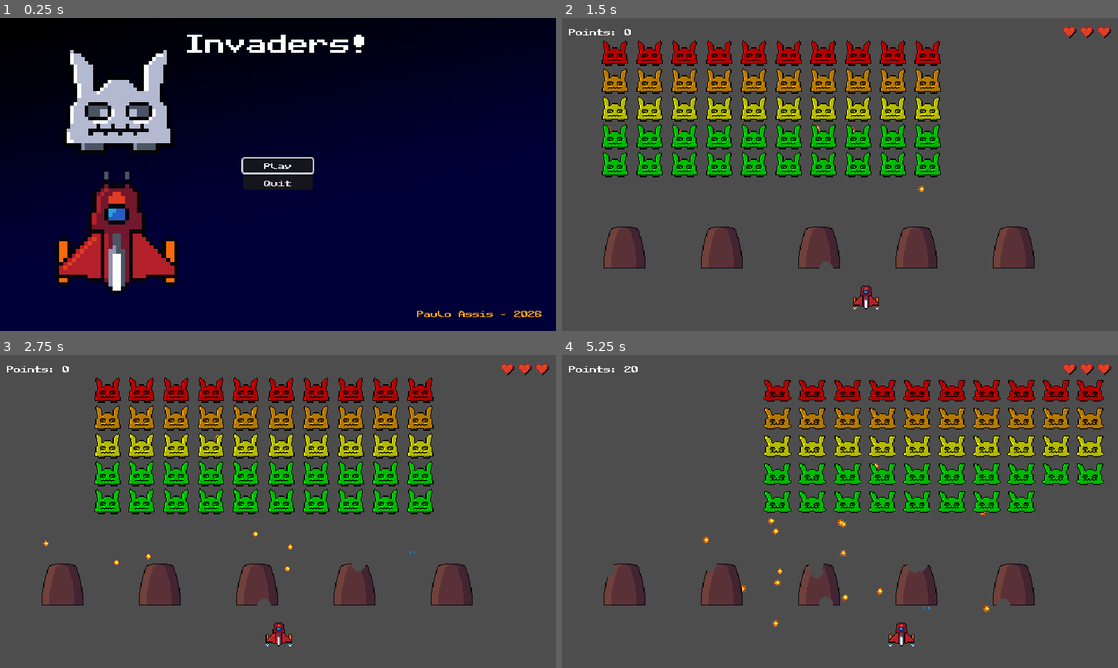
Above: before the commit, frames 1-4 (two rows, left to right).
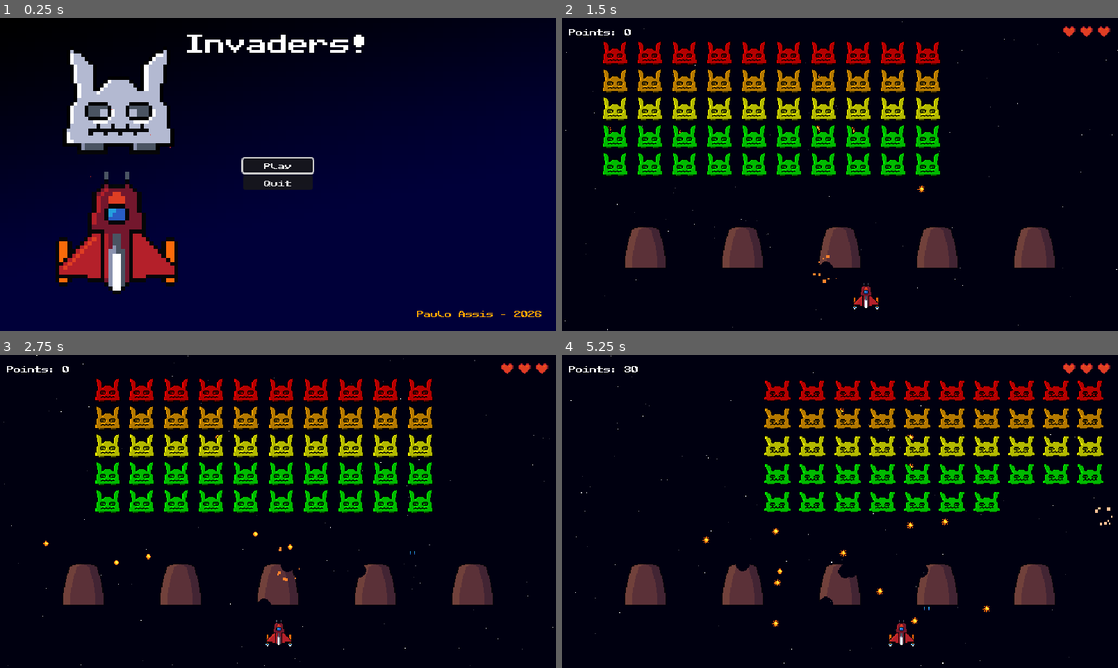
Above: after the commit, the same moments.

Repository: Ottani/invaders-godot
Game: Godot game, scene res://scenes/main_menu.tscn
The game is run twice, just before and just after one commit, with the same random seed, the same clock (stepped at 60 frames per second) and the same inputs.
Inputs:
- Up to frame 1 (0.25 s): no input
- Up to frame 2 (1.5 s): click "Play" at 0.5 s; tap Enter (ui_accept) at 1.25 s; hold D (right) from 1.28 s (still down); hold Space (shoot) from 1.28 s (still down)
- Up to frame 3 (2.75 s): tap Enter (ui_accept) at 1.52, 2.27 s; release D (right) at 2.03 s; release Space (shoot) at 2.03 s; hold A (left) from 2.03 s (still down); tap Space (shoot) at 2.1 s
- Up to frame 4 (5.25 s): release A (left) at 2.78 s; hold Space (shoot) 2.78-3.53 s; hold D (right) 2.78-4.28 s; tap Space (shoot) at 3.6, 5.1 s; tap Enter (ui_accept) at 3.77, 4.52 s; hold Space (shoot) 4.28-5.03 s; hold A (left) from 4.28 s (still down)

The runs differ from the first frame. In frame 1, less than 0.1% of the frame differs, in the area x 16-31%, y 29-51%; in frame 2, 85%; in frame 3, 85%; in frame 4, 87%, in the area x 0-100%, y 0-100%.

Commit message:
rock collision, vfx, etc.

Diff:
--- /dev/null
+++ b/explosion_particle_material.tres
@@ -0,0 +1,27 @@
+[gd_resource type="ParticleProcessMaterial" format=3 uid="uid://c8e63m3wqdy8k"]
+
+[sub_resource type="Gradient" id="Gradient_jn38s"]
+offsets = PackedFloat32Array(0, 0.2, 1)
+colors = PackedColorArray(1, 1, 1, 1, 1, 0.4117647, 0, 1, 0.8352941, 0, 0.29411766, 0.18039216)
+metadata/_snap_enabled = true
+
+[sub_resource type="GradientTexture1D" id="GradientTexture1D_1fltu"]
+gradient = SubResource("Gradient_jn38s")
+
+[sub_resource type="Curve" id="Curve_1fltu"]
+_data = [Vector2(0, 1), 0.0, 0.0, 0, 0, Vector2(0.98594445, 0), 0.0, 0.0, 0, 0]
+point_count = 2
+
+[sub_resource type="CurveTexture" id="CurveTexture_jn38s"]
+curve = SubResource("Curve_1fltu")
+
+[resource]
+particle_flag_disable_z = true
+spread = 180.0
+initial_velocity_min = 150.0
+initial_velocity_max = 250.0
+gravity = Vector3(0, 0, 0)
+scale_min = 1.5
+scale_max = 4.0
+scale_curve = SubResource("CurveTexture_jn38s")
+color_ramp = SubResource("GradientTexture1D_1fltu")
--- a/scenes/bullet.tscn
+++ b/scenes/bullet.tscn
@@ -42,11 +42,10 @@
 [sub_resource type="RectangleShape2D" id="RectangleShape2D_0myyo"]
 size = Vector2(8, 4)
 
-[node name="Bullet" type="Area2D" unique_id=1768087658 node_paths=PackedStringArray("audio_player")]
+[node name="Bullet" type="Area2D" unique_id=1768087658]
 collision_layer = 8
 collision_mask = 2
 script = ExtResource("1_y25gk")
-audio_player = NodePath("")
 
 [node name="AnimatedSprite2D" type="AnimatedSprite2D" parent="." unique_id=915856996]
 sprite_frames = SubResource("SpriteFrames_0myyo")
--- a/scenes/enemy.tscn
+++ b/scenes/enemy.tscn
@@ -45,5 +45,3 @@
 
 [node name="Marker2D" type="Marker2D" parent="." unique_id=1910365755]
 position = Vector2(0, 15)
-
-[connection signal="body_entered" from="." to="." method="_on_body_entered"]
--- a/scenes/enemy_manager.tscn
+++ b/scenes/enemy_manager.tscn
@@ -1,6 +1,8 @@
 [gd_scene format=3 uid="uid://dgi3fd33gqq6f"]
 
 [ext_resource type="Script" uid="uid://bver2mqmm4jdb" path="res://scripts/enemy_manager.gd" id="1_sqyd6"]
+[ext_resource type="PackedScene" uid="uid://c8omdon0uky07" path="res://scenes/explosion_particles.tscn" id="2_i6mmg"]
 
 [node name="EnemyManager" type="Node2D" unique_id=1136709635]
 script = ExtResource("1_sqyd6")
+explosion_particles = ExtResource("2_i6mmg")
--- /dev/null
+++ b/scenes/explosion_particles.tscn
@@ -0,0 +1,12 @@
+[gd_scene format=3 uid="uid://c8omdon0uky07"]
+
+[ext_resource type="Material" uid="uid://c8e63m3wqdy8k" path="res://explosion_particle_material.tres" id="1_1fltu"]
+[ext_resource type="Script" uid="uid://b2dxf2pwearuc" path="res://scripts/explosion_particles.gd" id="1_jn38s"]
+
+[node name="ExplosionParticles" type="GPUParticles2D" unique_id=355786295]
+emitting = false
+lifetime = 0.4
+one_shot = true
+explosiveness = 1.0
+process_material = ExtResource("1_1fltu")
+script = ExtResource("1_jn38s")
--- a/scenes/game.tscn
+++ b/scenes/game.tscn
@@ -7,6 +7,20 @@
 [ext_resource type="PackedScene" uid="uid://b217btv0jfif" path="res://scenes/bomb_manager.tscn" id="5_p57ef"]
 [ext_resource type="PackedScene" uid="uid://b0jem2xwiwq0x" path="res://scenes/ui.tscn" id="6_p57ef"]
 
+[sub_resource type="Curve" id="Curve_p6fy5"]
+_data = [Vector2(0, 1), 0.0, 0.0, 0, 0, Vector2(0.74853516, 0.20929027), 0.0, 0.0, 0, 0]
+point_count = 2
+
+[sub_resource type="CurveTexture" id="CurveTexture_15q0l"]
+curve = SubResource("Curve_p6fy5")
+
+[sub_resource type="ParticleProcessMaterial" id="ParticleProcessMaterial_0myyo"]
+particle_flag_disable_z = true
+emission_shape = 3
+emission_box_extents = Vector3(320, 180, 1)
+gravity = Vector3(0, 10, 0)
+alpha_curve = SubResource("CurveTexture_15q0l")
+
 [node name="Game" type="Node" unique_id=949139678 node_paths=PackedStringArray("ship_anchor", "bullet_manager", "enemy_manager", "bomb_manager", "ui")]
 script = ExtResource("1_yqjtg")
 ship_anchor = NodePath("ShipAnchor")
@@ -14,6 +28,20 @@
 enemy_manager = NodePath("EnemyManager")
 bomb_manager = NodePath("BombManager")
 ui = NodePath("UI")
+
+[node name="ColorRect" type="ColorRect" parent="." unique_id=1900817314]
+anchors_preset = 15
+anchor_right = 1.0
+anchor_bottom = 1.0
+grow_horizontal = 2
+grow_vertical = 2
+color = Color(0, 0, 0.0627451, 1)
+
+[node name="GPUParticles2D" type="GPUParticles2D" parent="." unique_id=1245879047]
+position = Vector2(320, 180)
+amount = 100
+preprocess = 5.0
+process_material = SubResource("ParticleProcessMaterial_0myyo")
 
 [node name="ShipAnchor" type="Node2D" parent="." unique_id=173868248]
 position = Vector2(304, 320)
--- a/scenes/main_menu.tscn
+++ b/scenes/main_menu.tscn
@@ -2,6 +2,7 @@
 
 [ext_resource type="Script" uid="uid://5tdk68bdse5l" path="res://scripts/main_menu.gd" id="1_l6cm7"]
 [ext_resource type="Texture2D" uid="uid://dneyhw0r0db2d" path="res://assets/sheet01.png" id="2_ekxnf"]
+[ext_resource type="PackedScene" uid="uid://c8omdon0uky07" path="res://scenes/explosion_particles.tscn" id="3_bqqt6"]
 
 [sub_resource type="Gradient" id="Gradient_bqqt6"]
 interpolation_mode = 2
@@ -95,3 +96,6 @@
 offset_right = 205.0
 offset_bottom = 161.0
 texture = SubResource("AtlasTexture_15q0l")
+
+[node name="ExplosionParticles" parent="." unique_id=355786295 instance=ExtResource("3_bqqt6")]
+position = Vector2(134, 149)
--- a/scenes/rock.tscn
+++ b/scenes/rock.tscn
@@ -3,6 +3,7 @@
 [ext_resource type="Texture2D" uid="uid://dneyhw0r0db2d" path="res://assets/sheet01.png" id="1_1di36"]
 [ext_resource type="Script" uid="uid://dvqu6q5y4qqfc" path="res://scripts/rock.gd" id="1_mek2u"]
 [ext_resource type="Script" uid="uid://dhy0ob8u2eptm" path="res://scripts/brush.gd" id="3_ik6fu"]
+[ext_resource type="PackedScene" uid="uid://c8omdon0uky07" path="res://scenes/explosion_particles.tscn" id="4_872ht"]
 
 [sub_resource type="AtlasTexture" id="AtlasTexture_ik6fu"]
 atlas = ExtResource("1_1di36")
@@ -32,6 +33,7 @@
 sprite = NodePath("Sprite2D")
 enemy_brush = SubResource("Resource_mek2u")
 bomb_brush = SubResource("Resource_ik6fu")
+explosion_particles = ExtResource("4_872ht")
 
 [node name="Sprite2D" type="Sprite2D" parent="." unique_id=1042159720]
 texture = ExtResource("1_1di36")
--- a/scripts/bullet.gd
+++ b/scripts/bullet.gd
@@ -4,7 +4,6 @@
 const ACCEL: float = 75.0
 
 @export var audio_player: AudioStreamPlayer
-
 var speed: float = 0.0
 
 
@@ -21,6 +20,6 @@
 
 func _on_area_entered(area: Area2D) -> void:
 	if area is Enemy:
-		(area as Enemy).take_damage(1)
+		(area as Enemy).take_damage(global_position, 1)
 		AudioManager.play_laser_explosion()
 		queue_free()
--- a/scripts/enemy.gd
+++ b/scripts/enemy.gd
@@ -12,6 +12,7 @@
 @export var marker: Marker2D
 
 signal destroyed(points: int, enemy_instance: Enemy)
+signal enemy_hit(pos: Vector2)
 
 var life: int
 var color: Color
@@ -20,6 +21,7 @@
 
 
 func _ready() -> void:
+	area_entered.connect(_on_area_entered)
 	match enemy_type:
 		EnemyType.Weak:
 			life = 1
@@ -37,8 +39,9 @@
 	points = life * 10
 
 
-func take_damage(value: int) -> void:
+func take_damage(pos: Vector2, value: int) -> void:
 	life -= value
+	enemy_hit.emit(pos)
 	if life <= 0:
 		destroyed.emit(points)
 		queue_free()
@@ -56,6 +59,6 @@
 	return marker.global_position
 
 
-func _on_body_entered(body: Node2D) -> void:
-	if body is Player:
-		(body as Player).take_damage(1)
+func _on_area_entered(area: Area2D) -> void:
+	if area is Player:
+		(area as Player).take_damage(1)
--- a/scripts/enemy_manager.gd
+++ b/scripts/enemy_manager.gd
@@ -2,6 +2,7 @@
 
 const ENEMY = preload("uid://bnisi3kxdkoau")
 @export var bomb_manager: BombManager
+@export var explosion_particles: PackedScene
 
 const COLS: int = 10
 const ROWS: int = 5
@@ -39,6 +40,7 @@
 			enemy.enemy_type = enemy_type
 			enemy.position = enemy_position
 			enemy.destroyed.connect(_on_enemy_destroyed.bind(enemy))
+			enemy.enemy_hit.connect(_on_enemy_hit)
 			add_child(enemy)
 			active_enemies.append(enemy)
 
@@ -65,9 +67,9 @@
 
 	for enemy in active_enemies:
 		enemy.global_position += movement
-		if enemy.global_position.y > screen_size.y - 24.0:
+		if enemy.global_position.y > screen_size.y - 48.0:
 			enemy_invaded.emit()
-			break
+
 
 	enemy_shoot_delay += delta
 	if enemy_shoot_delay > ENEMY_SHOOT_DELAY:
@@ -101,6 +103,12 @@
 		all_enemies_killed.emit()
 
 
+func _on_enemy_hit(pos: Vector2) -> void:
+	var vfx: GPUParticles2D = explosion_particles.instantiate() as GPUParticles2D
+	add_child(vfx)
+	vfx.global_position = pos
+
+
 func freeze_enemies() -> void:
 	set_physics_process(false)
 
--- /dev/null
+++ b/scripts/explosion_particles.gd
@@ -0,0 +1,6 @@
+class_name ExplosionParticles extends GPUParticles2D
+
+
+func _ready() -> void:
+	emitting = true
+	finished.connect(queue_free)
--- a/scripts/main_menu.gd
+++ b/scripts/main_menu.gd
@@ -11,6 +11,7 @@
 
 
 func _on_button_play_pressed() -> void:
+	get_tree().paused = false
 	SceneManager.change_scene_to_game()
 
 
--- a/scripts/rock.gd
+++ b/scripts/rock.gd
@@ -3,6 +3,7 @@
 @export var sprite: Sprite2D
 @export var enemy_brush: Brush
 @export var bomb_brush: Brush
+@export var explosion_particles: PackedScene
 
 var image: Image
 var sprite_offset: Vector2
@@ -73,6 +74,9 @@
 
 		if actual_hit:
 			AudioManager.bomb_audio_player.play();
+			var vfx: GPUParticles2D = explosion_particles.instantiate() as GPUParticles2D
+			add_child(vfx)
+			vfx.global_position = area.global_position
 			_carve_hole(local_pos)
 			area.queue_free()
 
--- a/scripts/rock_manager.gd
+++ b/scripts/rock_manager.gd
@@ -11,8 +11,8 @@
 func _ready() -> void:
 	screen_size = get_viewport_rect().size
 	var start_pos: Vector2 = Vector2(
-			(screen_size.x - (NUM_ROCKS * ROCK_SIZE) - (NUM_ROCKS - 1.0) * ROCK_GAP)
-				/ 2.0,
+			((screen_size.x - (NUM_ROCKS * ROCK_SIZE) - (NUM_ROCKS - 1) * ROCK_GAP)
+				/ 2.0) + ROCK_SIZE / 2.0,
 			ROCKS_Y,
 		)
 	for i in NUM_ROCKS:
Not shown, changed: export_presets.cfg
Not shown, added: scripts/explosion_particles.gd.uid
